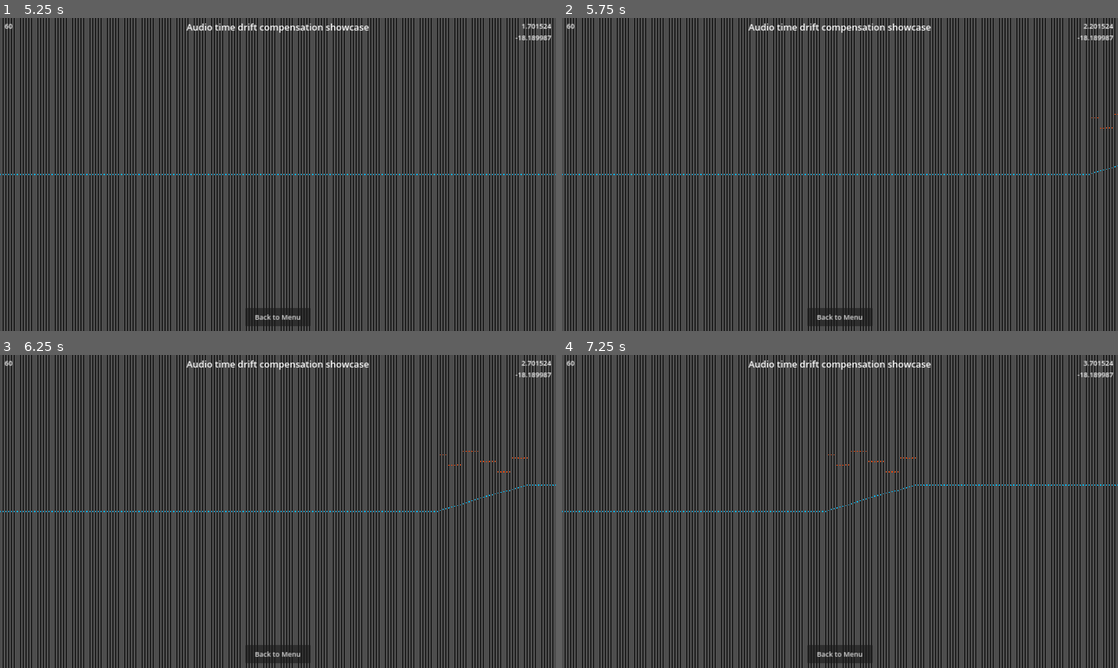
Above: before the commit, frames 1-4 (two rows, left to right).
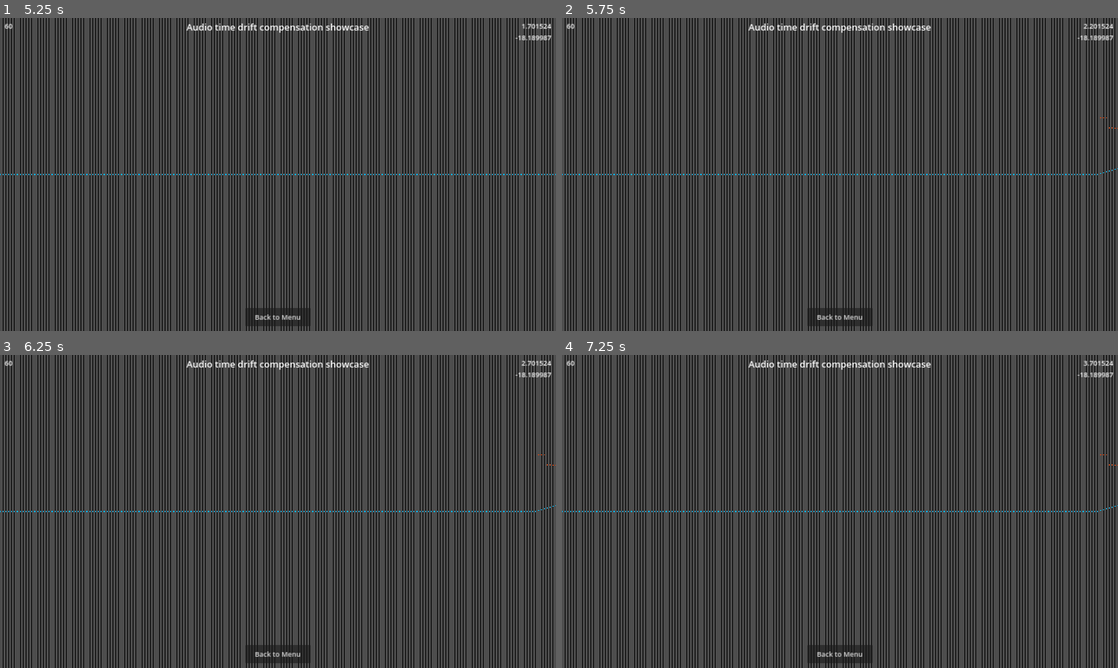
Above: after the commit, the same moments.

Repository: bonjorno7/ExampleRhythmGame
Game: Godot game, scene res://scenes/menu.tscn
The game is run twice, just before and just after one commit, with the same random seed, the same clock (stepped at 60 frames per second) and the same inputs. Sound files missing from this copy of the repository are replaced by a short silence.
Inputs:
- Up to frame 1 (5.25 s): click "Play" at 0.5 s; click "Play" at 1.25 s; click "Drift" at 2 s; click "Back to Menu" at 2.75 s; click "Drift" at 3.5 s; tap D (button_1) at 4.35 s; tap Enter at 5 s; tap F (button_2) at 5.1 s
- Up to frame 2 (5.75 s): no input
- Up to frame 3 (6.25 s): tap J (button_3) at 5.85 s
- Up to frame 4 (7.25 s): tap Space at 6.5 s; tap K (button_4) at 6.6 s

Frame 1 is identical in both runs. In frame 2, less than 0.1% of the frame differs, in the area x 95-100%, y 30-51%; in frame 3, less than 0.1%; in frame 4, 0.2%, in the area x 47-100%, y 30-51%.

Commit message:
Fix audio mix math in drift scene
I was treating time to next mix as a value in beats, when in reality it is in seconds.
This is fixed by moving it to the other side of the equation.

Diff:
--- a/scenes/drift.gd
+++ b/scenes/drift.gd
@@ -25,7 +25,7 @@
 
 
 func _process(_delta: float):
-	if bgm.get_time_smooth() * BPS >= float(next_beat) - AudioServer.get_time_to_next_mix():
+	if bgm.get_time_smooth() + AudioServer.get_time_to_next_mix() >= next_beat * BPS:
 		queue_redraw()
 		hit.play()
 		next_beat += 1
